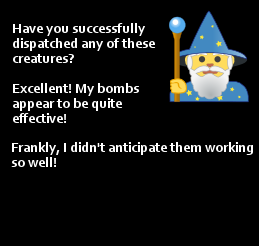
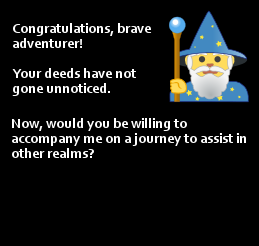
Comparing the layer stacks of the two 259×246 images. Changes:
renamed "Frankly, I didn't anticipate t..." to "Now, would you be willing to a...", painted on it over [11, 118, 253, 167]
painted on "Hello Adventurer! ..." over [12, 23, 156, 123]
